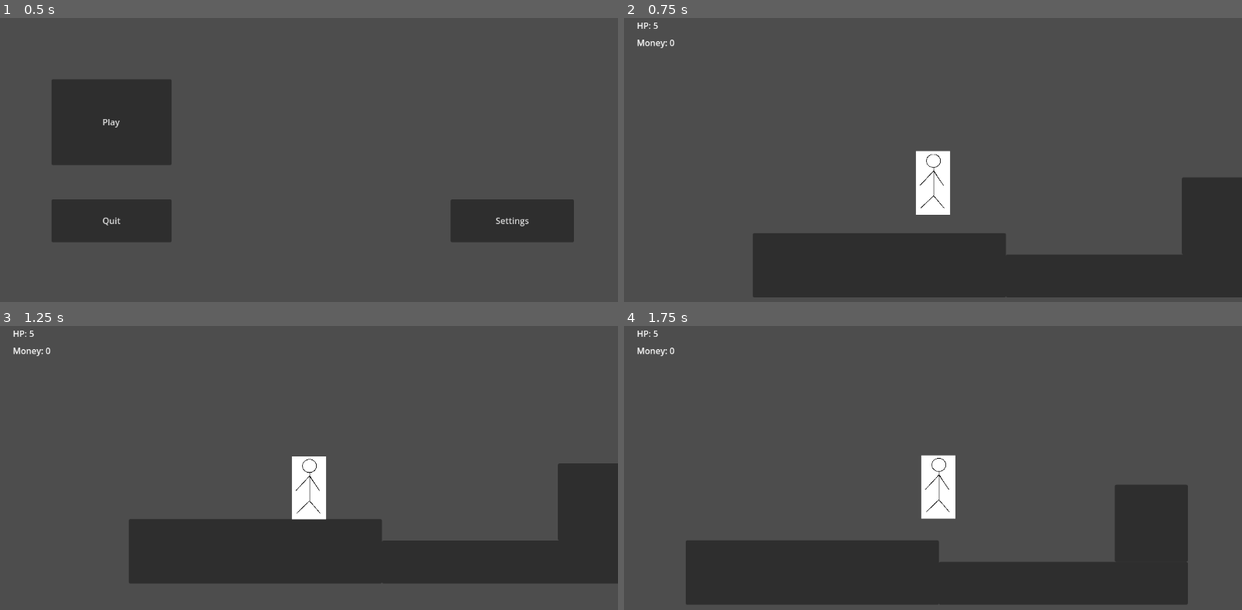
Above: before the commit, frames 1-4 (two rows, left to right).
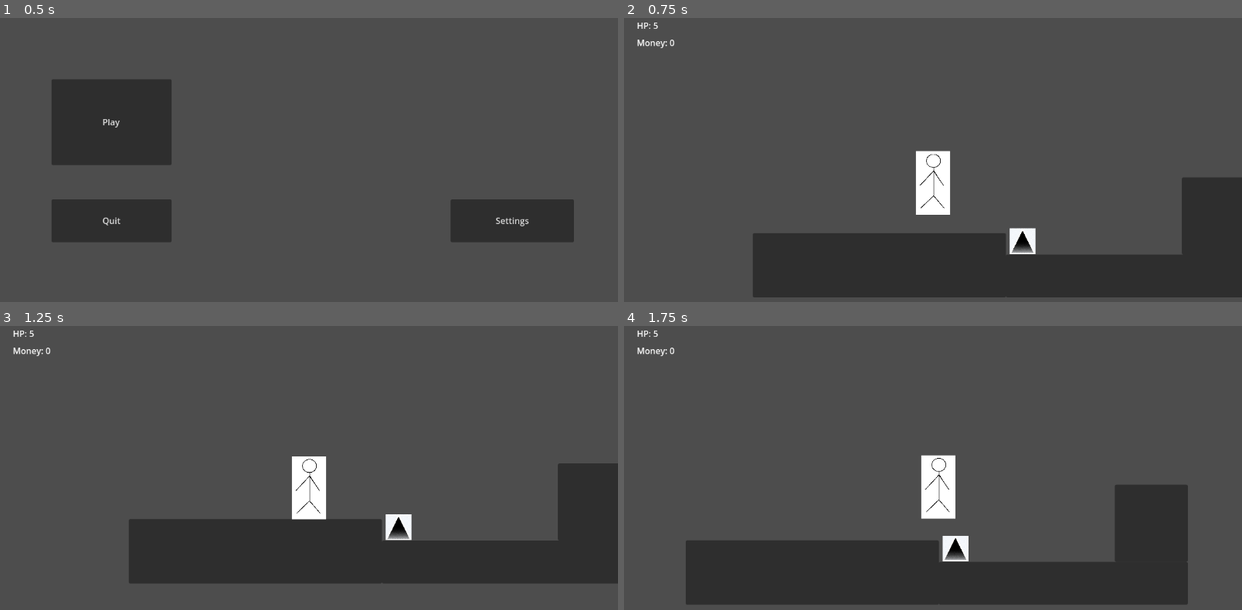
Above: after the commit, the same moments.

Repository: supereason333/platformer
Game: Godot game, scene res://main menu/main_menu.tscn
Same seed, same stepped clock (60 frames per second), same inputs: the game is played once before the commit and once after it.
Inputs (mouse positions are in pixels of both pictures, inside the frame that each line leads up to):
- Up to frame 1 (0.5 s): no input
- Up to frame 2 (0.75 s): click "Play" at 0.5 s
- Up to frame 3 (1.25 s): no input
- Up to frame 4 (1.75 s): tap Enter at 1.25 s; move the mouse to (1068, 470) at 1.27 s; hold D (right_key) from 1.28 s (still down); tap Right (dash_key) at 1.35 s; click (1068, 470) at 1.42 s; tap Space (jump_key) at 1.52 s

Frame 1 is identical in both runs. In frame 2, 0.4% of the frame differs, in the area x 62-67%, y 73-84%; in frame 3, 0.4%; in frame 4, 0.4%.

Commit message:
movement finished damage script unfinished

Diff:
--- a/player/player.gd
+++ b/player/player.gd
@@ -17,7 +17,7 @@
 var gravity = ProjectSettings.get_setting("physics/2d/default_gravity")
 
 func _ready():
-	get_node("GUI").update_gui()
+	$GUI.update_gui()
 
 func _process(delta):
 	if frames_since_damage < GlobalPlayer.immunity_frames:
@@ -89,13 +89,16 @@
 	if frames_since_damage >= GlobalPlayer.immunity_frames:
 		frames_since_damage = 0
 		knockback(direction)
-		if GlobalPlayer.health - damage <= 0:
+		if GlobalPlayer.player_health - damage <= 0:
 			respawn_to_spawn()
 		else:
-			GlobalPlayer.health - damage
+			GlobalPlayer.player_health - damage
 
 		if reset:
 			reset()
+		load("res://player/gui.gd").update_gui()
+		print_debug(damage)
+		print_debug(GlobalPlayer.player_health)
 
 func knockback(direction):
 	velocity.y -= 20
--- a/testing/player_killer.gd
+++ b/testing/player_killer.gd
@@ -1,9 +1,8 @@
 extends Area2D
-
 
 # Called when the node enters the scene tree for the first time.
 func _ready():
-	pass # Replace with function body.
+	pass
 
 
 # Called every frame. 'delta' is the elapsed time since the previous frame.
@@ -14,6 +13,6 @@
 func _on_body_entered(body):
 	if body.name == "player":
 		if body.position.x > position.x:
-			get_node("res://player/player.gd").damage(1, true, 1)
+			pass#Player.damage(1, true, 1)
 		else:
-			get_node("res://player/player.gd").damage(1, true, -1)
+			pass#Player.damage(1, true, -1)
--- a/testing/world.tscn
+++ b/testing/world.tscn
@@ -1,6 +1,7 @@
-[gd_scene load_steps=5 format=3 uid="uid://dhrj613ojghwl"]
+[gd_scene load_steps=6 format=3 uid="uid://dhrj613ojghwl"]
 
 [ext_resource type="PackedScene" uid="uid://152medcdymy7" path="res://player/player.tscn" id="1_ypkco"]
+[ext_resource type="PackedScene" uid="uid://4l7sp86j23r1" path="res://testing/player_killer.tscn" id="2_fr52p"]
 
 [sub_resource type="RectangleShape2D" id="RectangleShape2D_awtmp"]
 size = Vector2(469, 122)
@@ -49,3 +50,6 @@
 offset_top = 328.0
 offset_right = 1224.0
 offset_bottom = 472.0
+
+[node name="player killer" parent="." instance=ExtResource("2_fr52p")]
+position = Vector2(791, 455)
